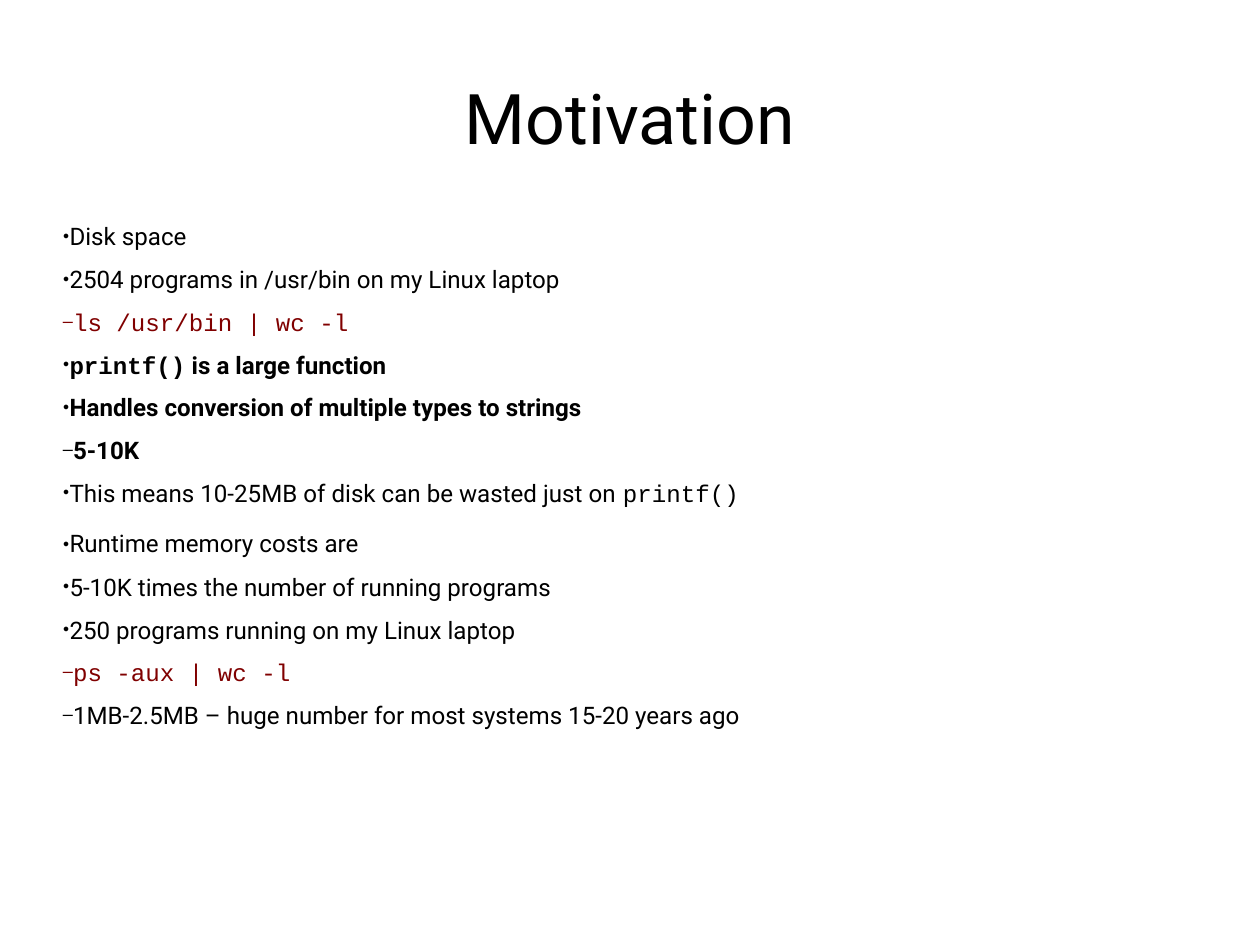
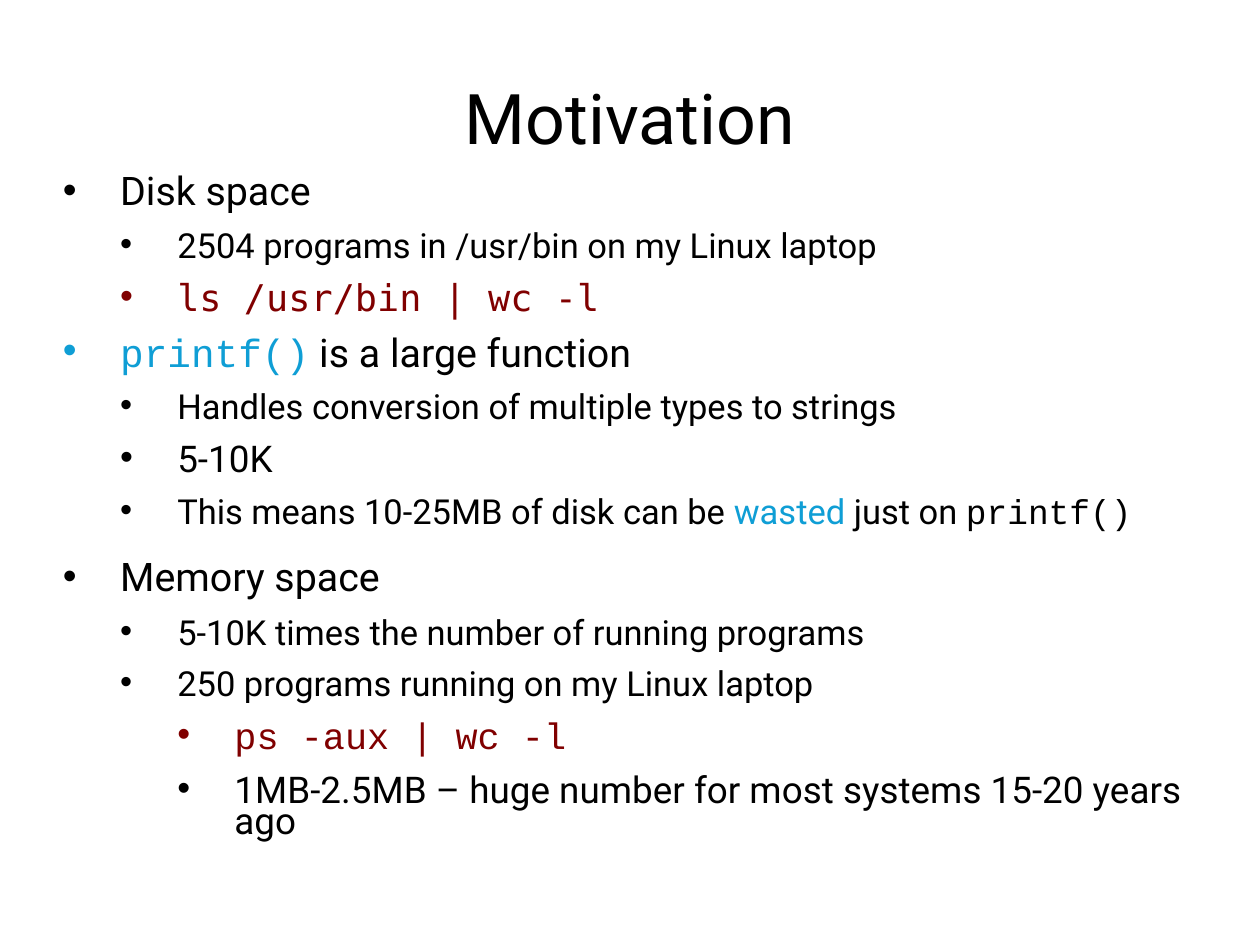
Before and after one commit to antonburtsev/cs5460, a slide deck: slide 92 of lectures/lecture05-linking-and-loading/lecture05-linking-and-loading.pptx (slide 91 before the commit). Drawn at 1260x945 pixels with LibreOffice and Linux fonts; fonts in the diff are those of the drawing. Boxes give left, top, right and bottom in pixels: in the first picture for what was removed or moved away, otherwise in the second. Text is boxed around its words. In the diff, an @@ line names an element or a change of style, - is before the commit and + after.

```diff
--- a/lectures/lecture05-linking-and-loading/lecture05-linking-and-loading.pptx
+++ b/lectures/lecture05-linking-and-loading/lecture05-linking-and-loading.pptx
@@ text "Disk space": place and size @@
-text "Disk space" at (70, 227, 739, 729)
+text "Disk space" at (120, 175, 1181, 842)
@@ text at (120, 175, 1181, 842): size 15.2 to 24.8 pt in "Disk space", "printf() is a large function"; size 15.2 to 21.7 pt in "2504 programs in /usr/bin on my Linux ...", "Handles conversion of multiple types to strings", "This means 10-25MB of disk can be ...", "5-10K times the number of running programs" and 1 more places; size 15.2 to 23.2 pt in "ls /usr/bin | wc -l", "5-10K", "ps -aux | wc -l", "1MB-2.5MB – huge number for most systems ..."; font Courier New to DejaVu Sans Mono in "ls /usr/bin | wc -l"; text colour #000000 to #0F9ED5 in "printf()", "wasted"; bold off in "printf() is a large function", "Handles conversion of multiple types to strings", "5-10K"; bullet ● to •; list level 2 to 3 in "2504 programs in /usr/bin on ..."; bullet – to •; list level 3 to 4 in "ls /usr/bin | wc -l"; list level 2 to 3 in "Handles conversion of multiple types ..."; list level 3 to 4 in "5-10K"; list level 2 to 3 in "This means 10-25MB of disk ..."; list level 2 to 3 in "5-10K times the number of ..."; list level 2 to 3 in "250 programs running on my ..."; list level 3 to 5 in "ps -aux | wc -l"; list level 3 to 5 in "1MB-2.5MB – huge number for ..." @@
@@ text at (120, 563, 379, 600): text changed; size 15.2 to 24.8 pt @@
-● Runtime memory costs are
+• Memory space
```
Also in this commit, not shown: 42 other slides changed, 2 slides added, 2 slides removed, 2 other files.
